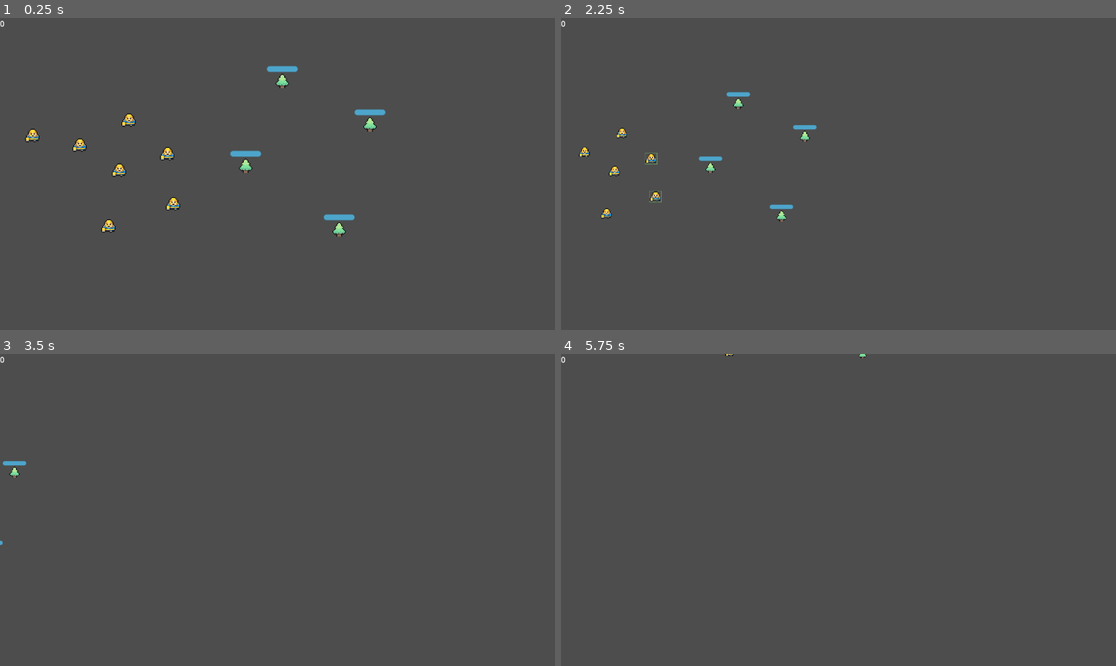
Above: before the commit, frames 1-4 (two rows, left to right).
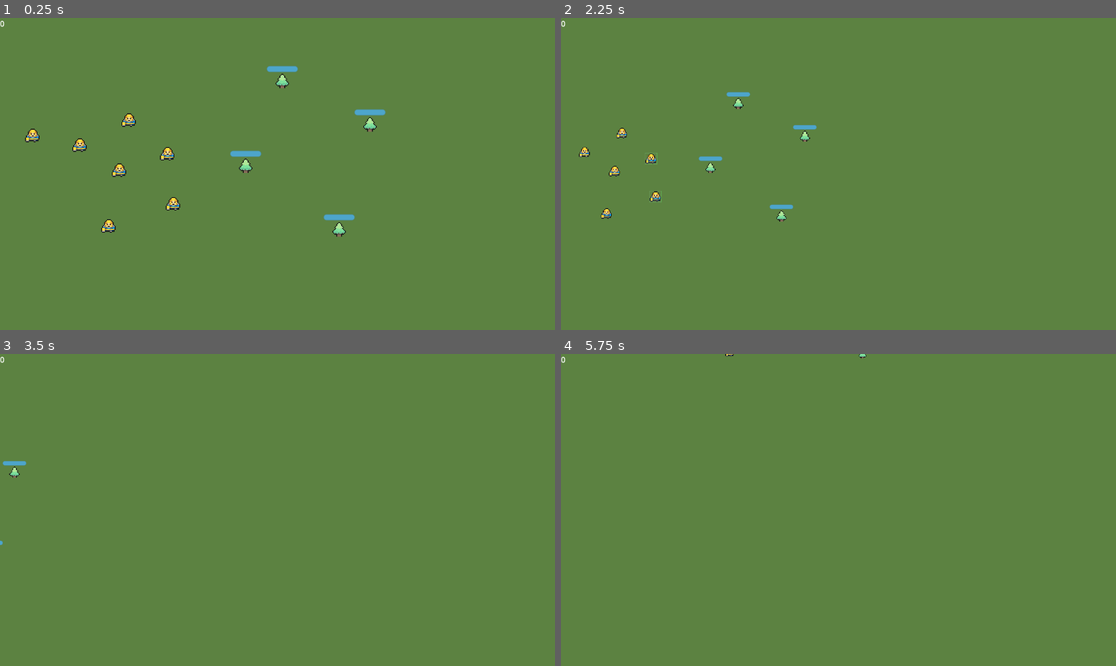
Above: after the commit, the same moments.

Repository: Nordtwig/project-kumquat
Game: Godot game, scene res://world.tscn
The game is run twice, just before and just after one commit, with the same random seed, the same clock (stepped at 60 frames per second) and the same inputs.
Inputs (mouse positions are in pixels of both pictures, inside the frame that each line leads up to):
- Up to frame 1 (0.25 s): no input
- Up to frame 2 (2.25 s): tap Enter at 0.5 s; drag from (677, 174) to (899, 233) at 0.52 s; drag from (727, 155) to (899, 233) at 1.27 s; move the mouse to (688, 120) at 2.02 s; hold Right (ui_right) from 2.03 s (still down); tap Mouse wheel down (WheelDown) at 2.1 s; click (688, 120) at 2.17 s
- Up to frame 3 (3.5 s): release Right (ui_right) at 2.75 s; drag from (249, 572) to (111, 463) at 2.77 s
- Up to frame 4 (5.75 s): move the mouse to (1005, 556) at 3.52 s; hold Left (ui_left) 3.53-4.25 s; click (1005, 556) at 3.6 s; drag from (627, 481) to (888, 475) at 4.27 s; tap Space at 5 s; move the mouse to (672, 491) at 5.02 s; hold Down (ui_down) from 5.03 s (still down); tap Mouse wheel down (WheelDown) at 5.1 s; click (672, 491) at 5.17 s

The runs differ from the first frame. In frame 1, 99% of the frame differs, in the area x 0-100%, y 0-100%; in frame 2, 99%; in frame 3, 100%; in frame 4, 100%.

Commit message:
set up y sorting and background

Diff:
--- a/world.tscn
+++ b/world.tscn
@@ -7,7 +7,15 @@
 [ext_resource type="PackedScene" uid="uid://x0jugqtqjcsa" path="res://tree.tscn" id="4_0vdcy"]
 
 [node name="world" type="Node2D"]
+y_sort_enabled = true
 script = ExtResource("1_ts3lg")
+
+[node name="ColorRect" type="ColorRect" parent="."]
+offset_left = -684.0
+offset_top = -344.0
+offset_right = 2248.0
+offset_bottom = 1480.0
+color = Color(0.360784, 0.509804, 0.254902, 1)
 
 [node name="Camera" type="Camera2D" parent="."]
 zoom = Vector2(2, 2)
@@ -16,6 +24,7 @@
 [node name="UI" parent="." instance=ExtResource("3_kcdrj")]
 
 [node name="Units" type="Node2D" parent="."]
+y_sort_enabled = true
 
 [node name="Unit" parent="Units" instance=ExtResource("2_03mtw")]
 position = Vector2(-164, 3)
@@ -39,6 +48,7 @@
 position = Vector2(-108, 38)
 
 [node name="Objects" type="Node2D" parent="."]
+y_sort_enabled = true
 
 [node name="Tree" parent="Objects" instance=ExtResource("4_0vdcy")]
 position = Vector2(-33, 0)
